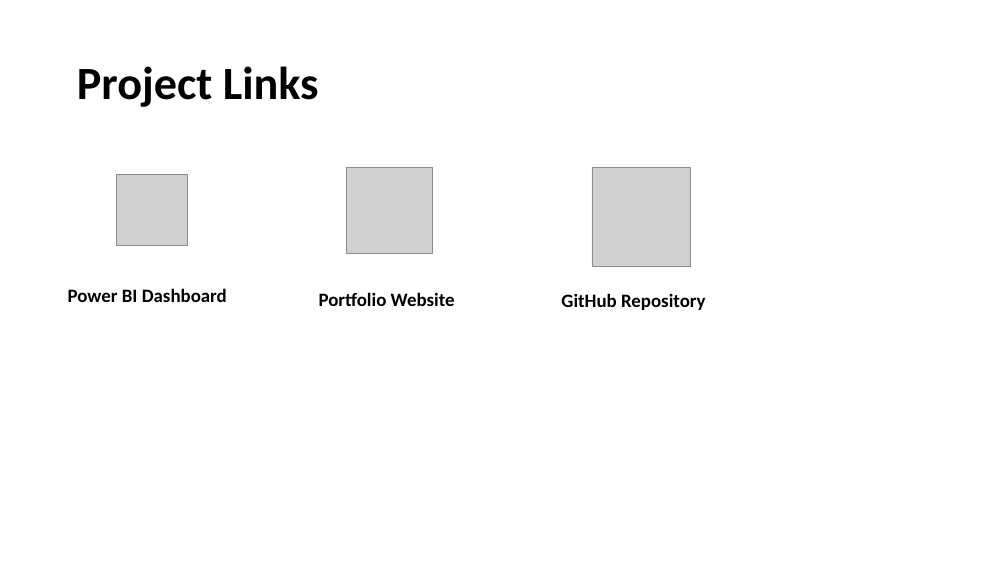
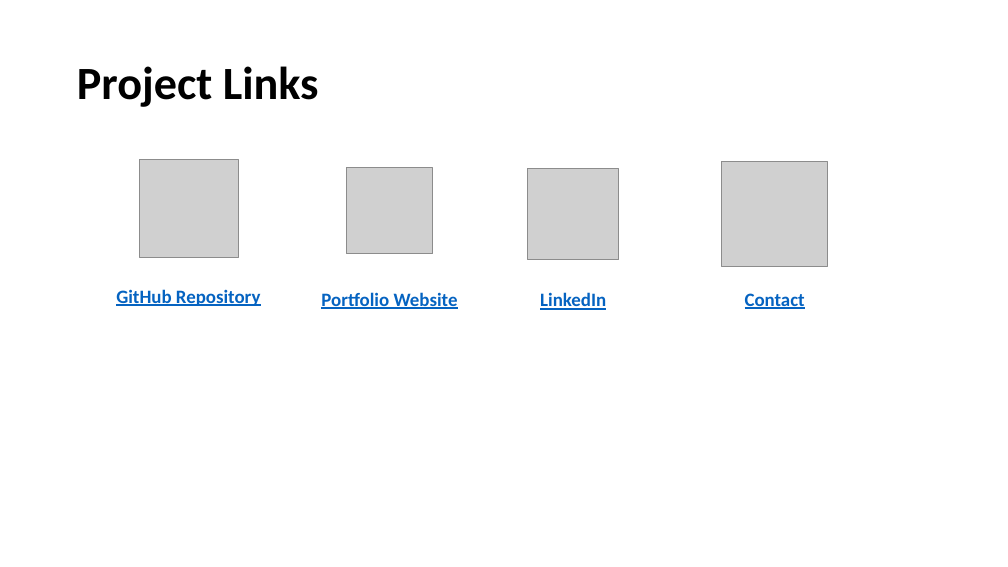
Before and after one commit to 0xNDM/ProGear_Sports_Marketing_Analytics, a slide deck: slide 8 of report/Marketing_Analytics_Report.pptx. Drawn at 1008x567 pixels with LibreOffice and Linux fonts; fonts in the diff are those of the drawing; grey boxes stand for pictures. Boxes give left, top, right and bottom in pixels: in the first picture for what was removed or moved away, otherwise in the second. Text is boxed around its words. In the diff, an @@ line names an element or a change of style, - is before the commit and + after.

```diff
--- a/report/Marketing_Analytics_Report.pptx
+++ b/report/Marketing_Analytics_Report.pptx
@@ picture removed at <box>116,174,188,245</box> @@
@@ picture: place and size @@
-picture at <box>592,168,691,267</box>
+picture at <box>140,159,239,258</box>
@@ picture added at <box>528,169,619,260</box> @@
@@ picture added at <box>722,162,827,267</box> @@
@@ text removed at <box>68,288,227,302</box> @@
-Power BI Dashboard
@@ text "GitHub Repository" at <box>116,289,261,306</box>: text colour #000000 to #0563C1, underline on; alignment left to centre @@
@@ text "GitHub Repository": place and size @@
-text "GitHub Repository" at <box>561,293,706,310</box>
+text "GitHub Repository" at <box>116,289,261,306</box>
@@ text "Portfolio Website" at <box>321,292,458,309</box>: text colour #000000 to #0563C1, underline on; alignment left to centre @@
@@ text added at <box>540,292,606,310</box>, 18 pt, text #0563C1, bold, underline @@
+LinkedIn
@@ text added at <box>745,293,805,309</box>, 18 pt, text #0563C1, bold, underline @@
+Contact
```
Also in this commit, not shown: 1 other file.
